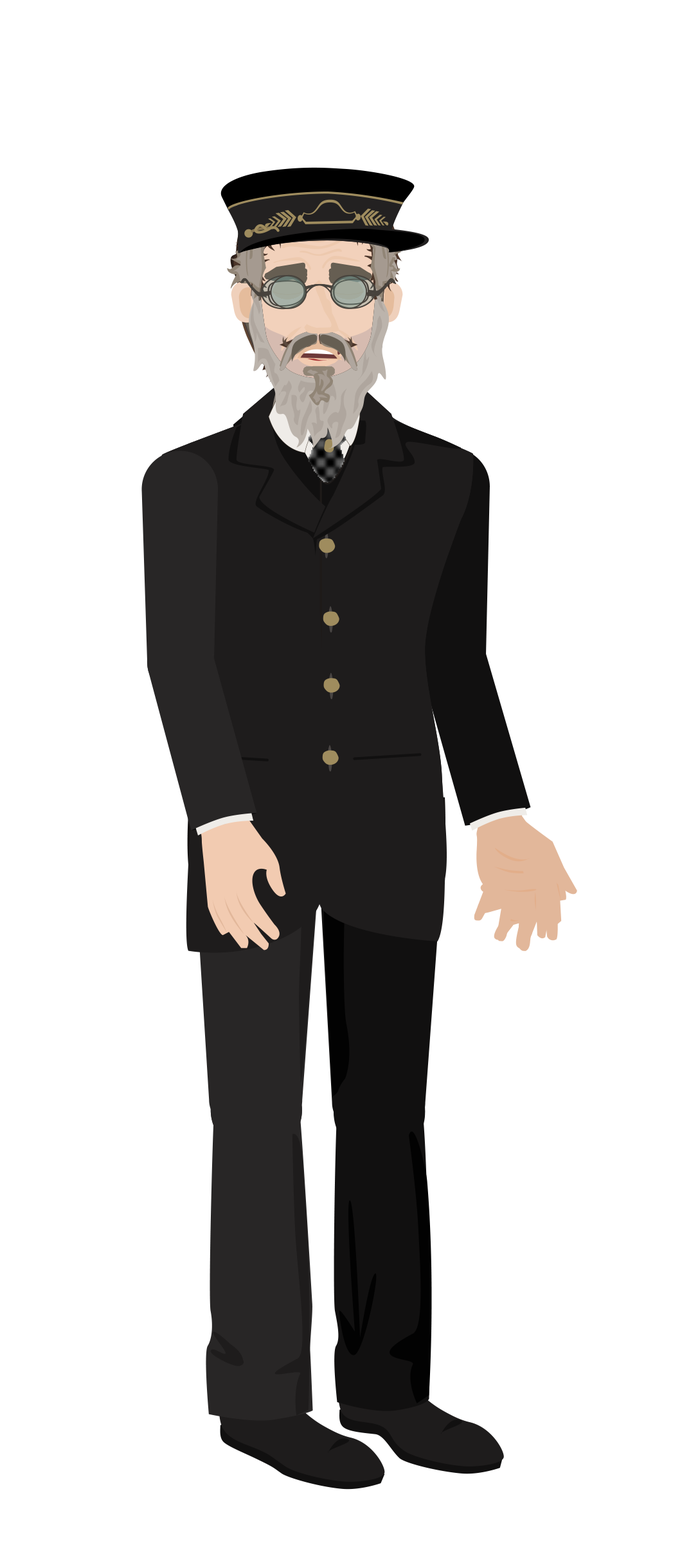
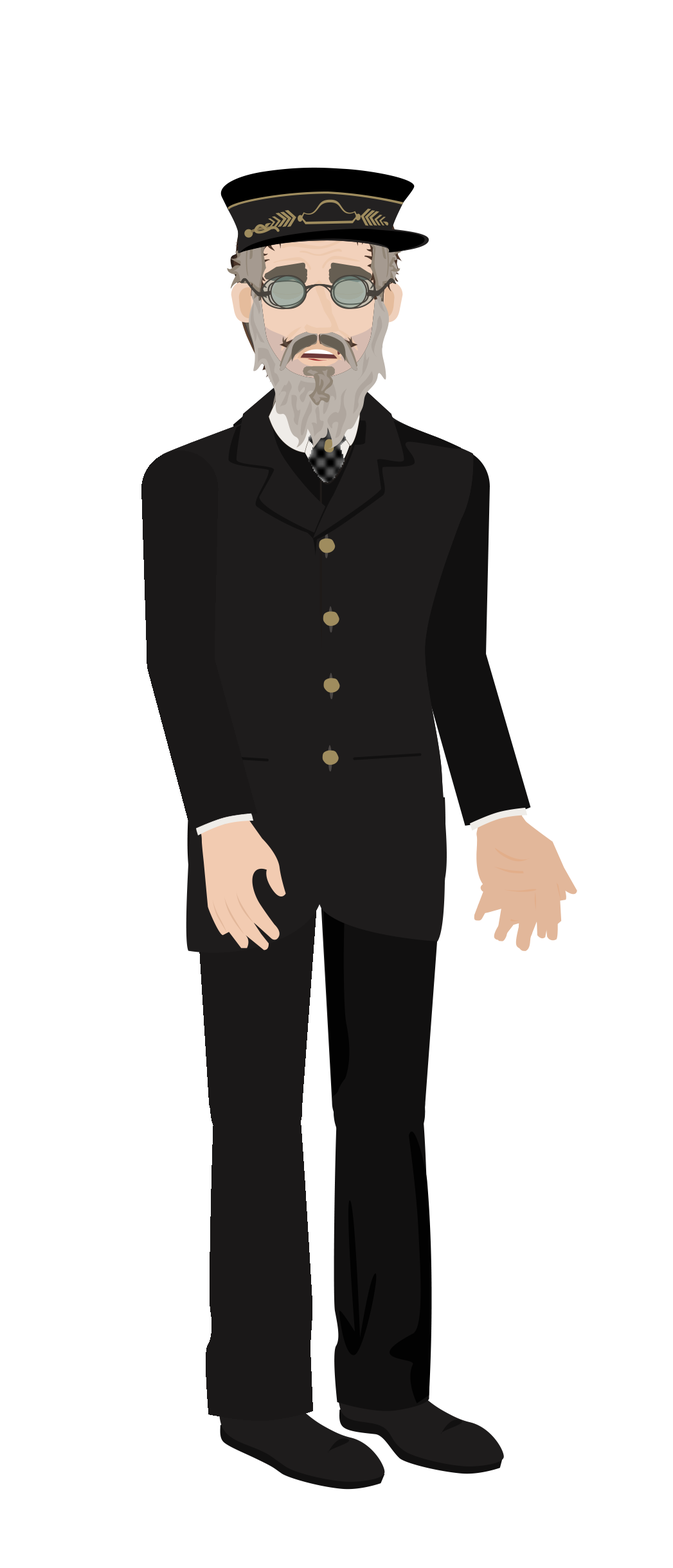
Layered file, before and after one edit (673px x 1568px). Changes by layer:
painted on "Front_ForeArm" over (x1=146, y1=626, x2=258, y2=831)
painted on "Front_Arm_" over (x1=141, y1=450, x2=219, y2=695)
painted on "Front_Leg_03" over (x1=205, y1=1063, x2=313, y2=1421)
painted on "Front_Thigh_02" over (x1=190, y1=751, x2=317, y2=1155)
